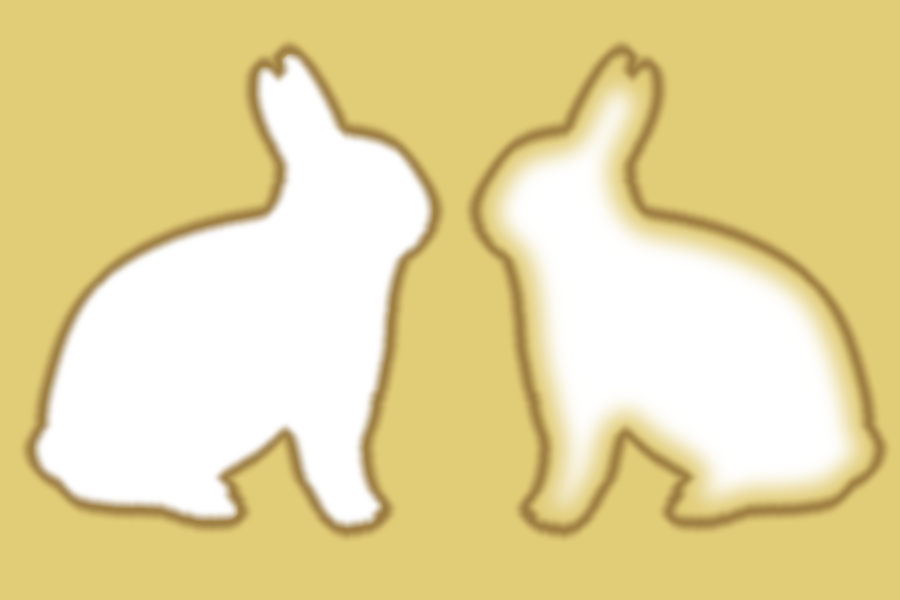
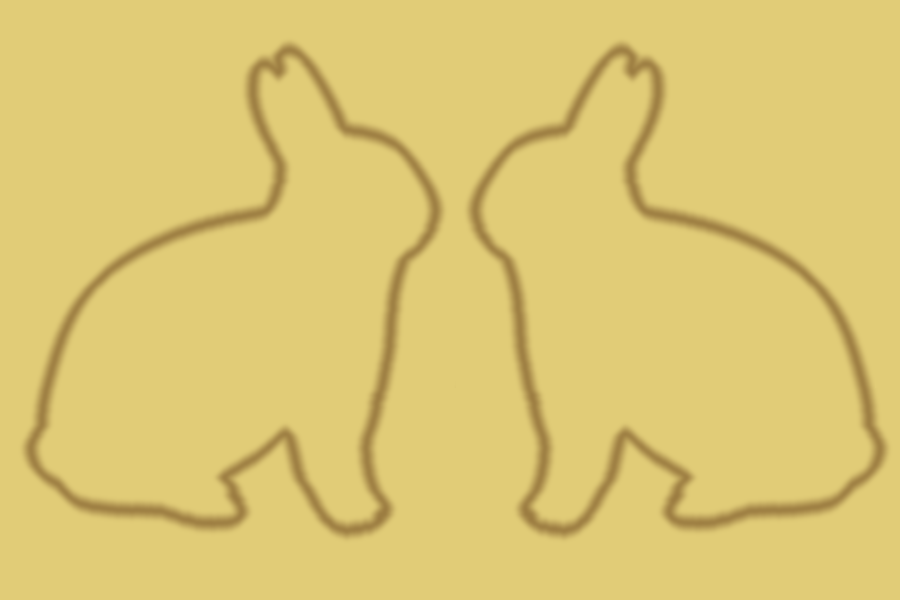
Layered file, before and after one edit (900px x 600px). Changes by layer:
removed layer "レイヤー 1" over [33, 54, 873, 528]